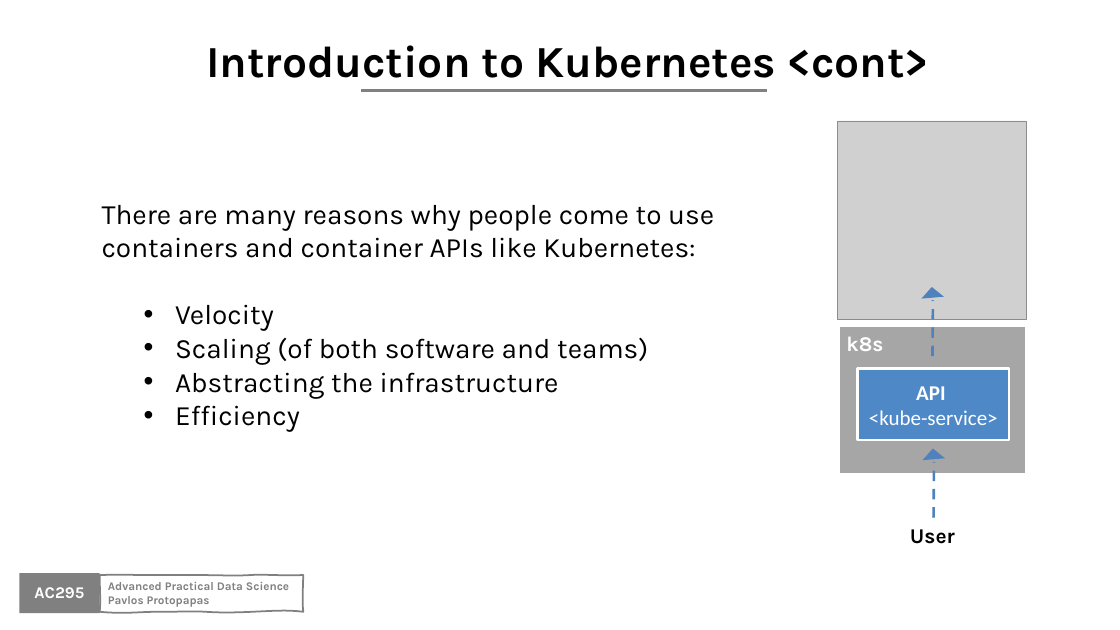
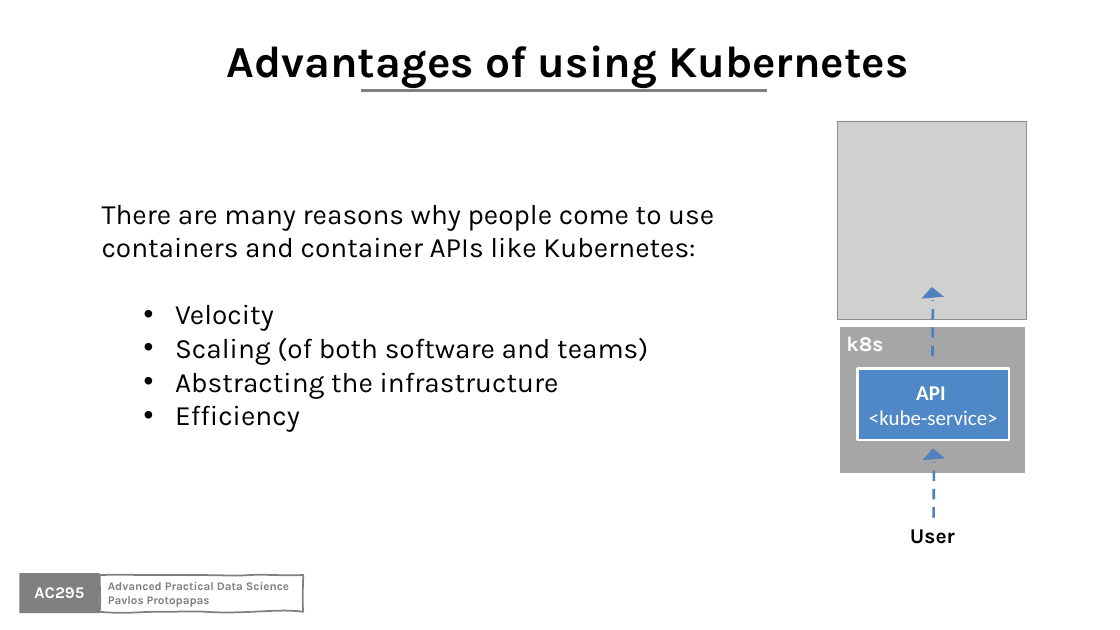
Before and after one commit to Harvard-IACS/2020F-AC295, a slide deck: slide 17 of content/lectures/lecture3/presentation/lecture3.pptx (slide 9 before the commit). Drawn at 1120x630 pixels with LibreOffice and Linux fonts; fonts in the diff are those of the drawing; grey boxes stand for pictures; background and template pictures are left out. Boxes give left, top, right and bottom in pixels: in the first picture for what was removed or moved away, otherwise in the second. Text is boxed around its words. In the diff, an @@ line names an element or a change of style, - is before the commit and + after.

```diff
--- a/content/lectures/lecture3/presentation/lecture3.pptx
+++ b/content/lectures/lecture3/presentation/lecture3.pptx
@@ text at (226,45,908,88): text changed @@
-Introduction to Kubernetes <cont>
+Advantages of using Kubernetes
```
Also in this commit, not shown: 3 other slides changed, 9 slides added, 1 slide removed, 12 other files.
